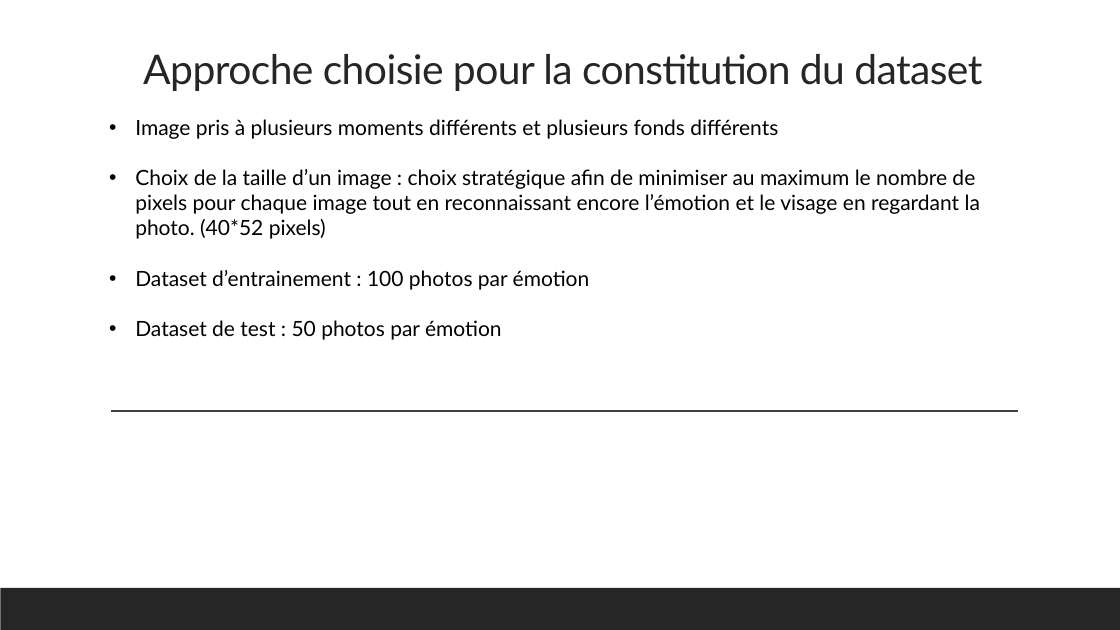
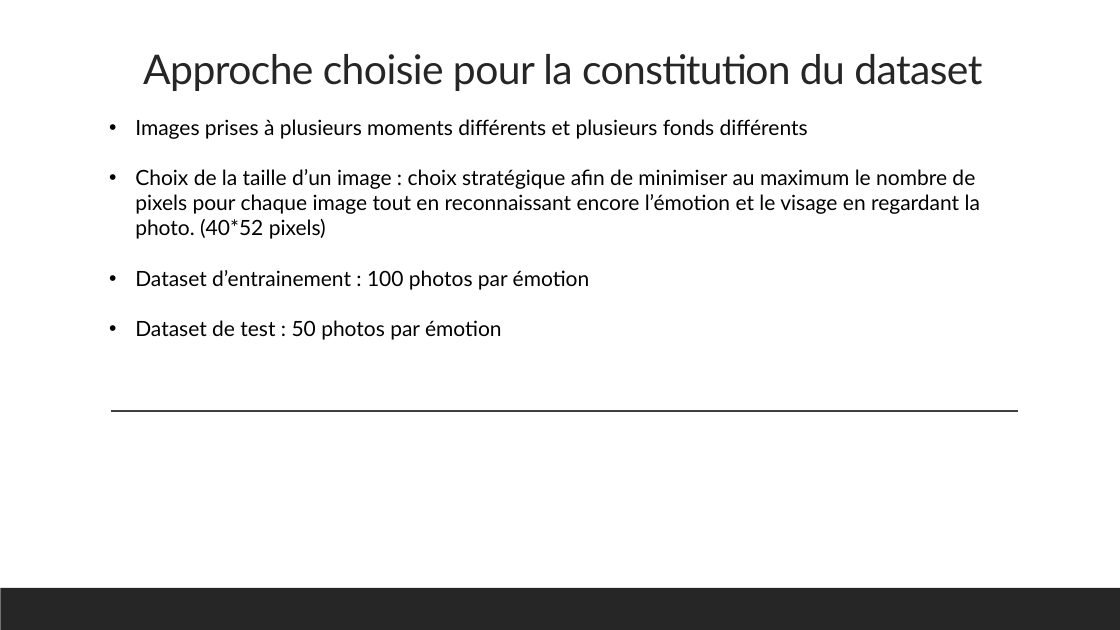
Before and after one commit to LemurdurerC/Projet_annuel, a slide deck: slide 9 of Docs/Slides/PA_Presentation.pptx. Drawn at 1120x630 pixels with LibreOffice and Linux fonts; fonts in the diff are those of the drawing. Boxes give left, top, right and bottom in pixels: in the first picture for what was removed or moved away, otherwise in the second. Text is boxed around its words. In the diff, an @@ line names an element or a change of style, - is before the commit and + after.

```diff
--- a/Docs/Slides/PA_Presentation.pptx
+++ b/Docs/Slides/PA_Presentation.pptx
@@ text at box(135, 119, 808, 139): text changed @@
-• Image pris à plusieurs moments différents et plusieurs fonds différents
+• Images prises à plusieurs moments différents et plusieurs fonds différents
```
Also in this commit, not shown: 7 other slides changed.
